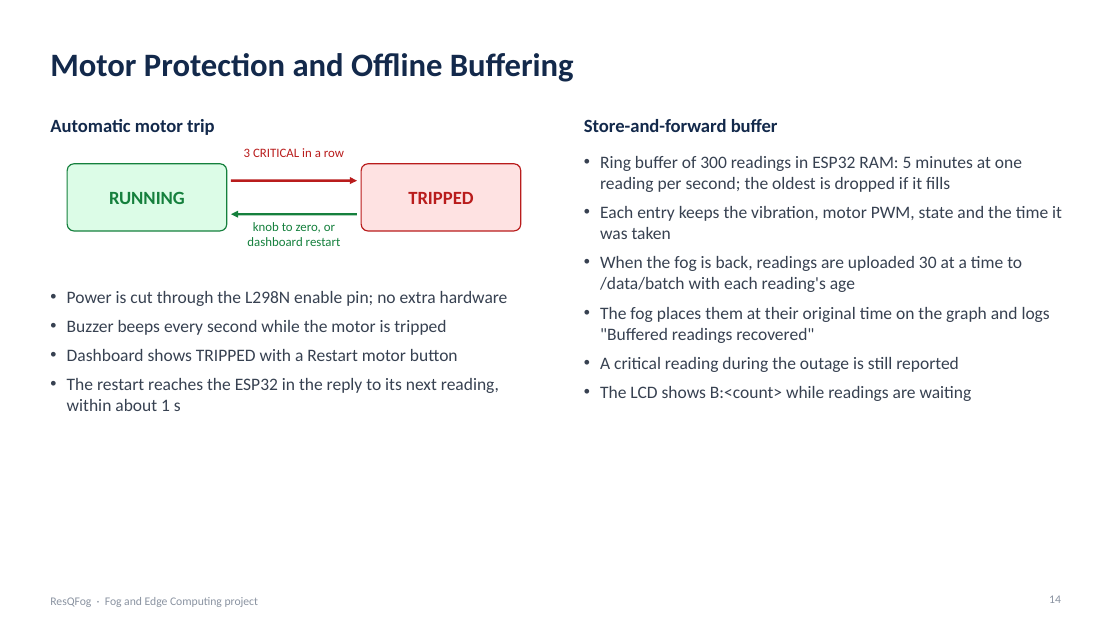
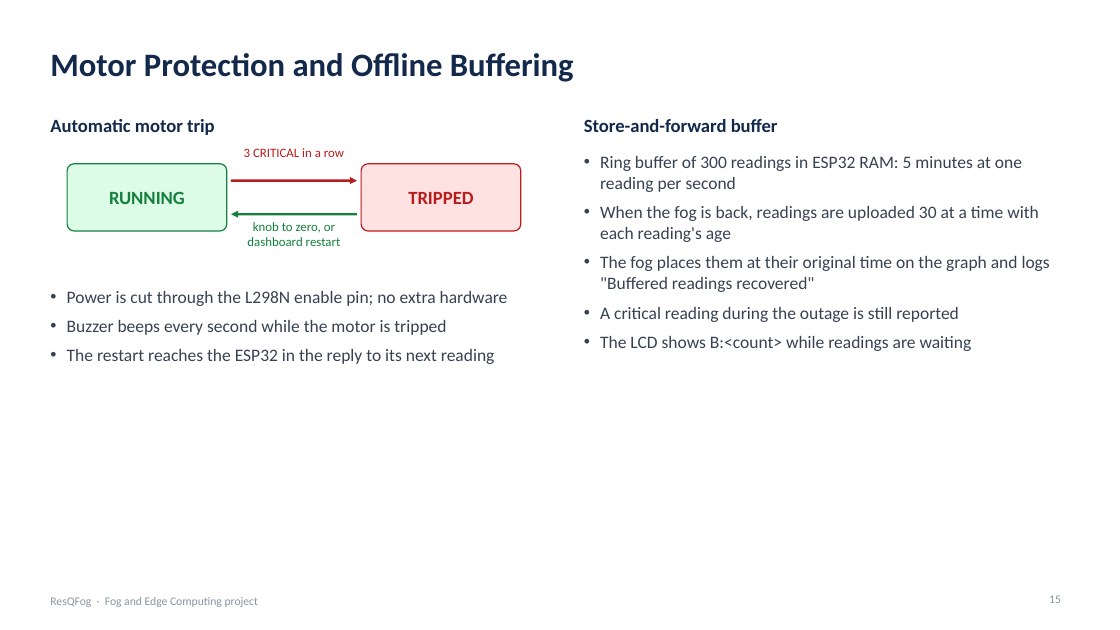
Before and after one commit to Arush-O7/ResQFog, a slide deck: slide 15 of docs/ResQFog_Final_Presentation.pptx (slide 14 before the commit). Drawn at 1120x630 pixels with LibreOffice and Linux fonts; fonts in the diff are those of the drawing. Boxes give left, top, right and bottom in pixels: in the first picture for what was removed or moved away, otherwise in the second. Text is boxed around its words. In the diff, an @@ line names an element or a change of style, - is before the commit and + after.

```diff
--- a/docs/ResQFog_Final_Presentation.pptx
+++ b/docs/ResQFog_Final_Presentation.pptx
@@ text at (x1=600, y1=156, x2=1039, y2=242): text changed @@
-• Ring buffer of 300 readings in ESP32 RAM: 5 minutes at one reading per second; the oldest is dropped if it fills
-• Each entry keeps the vibration, motor PWM, state and the time it was taken
-• When the fog is back, readings are uploaded 30 at a time to /data/batch with each reading's age
+• Ring buffer of 300 readings in ESP32 RAM: 5 minutes at one reading per second
+• When the fog is back, readings are uploaded 30 at a time with each reading's age
@@ text at (x1=67, y1=349, x2=495, y2=364): text changed @@
-• Dashboard shows TRIPPED with a Restart motor button
-• The restart reaches the ESP32 in the reply to its next reading, within about 1 s
+• The restart reaches the ESP32 in the reply to its next reading
@@ page number at (x1=1049, y1=595, x2=1061, y2=603): text changed @@
-14
+15
```
Also in this commit, not shown: 14 other slides changed, 6 slides added, 9 slides removed, 7 other files.
